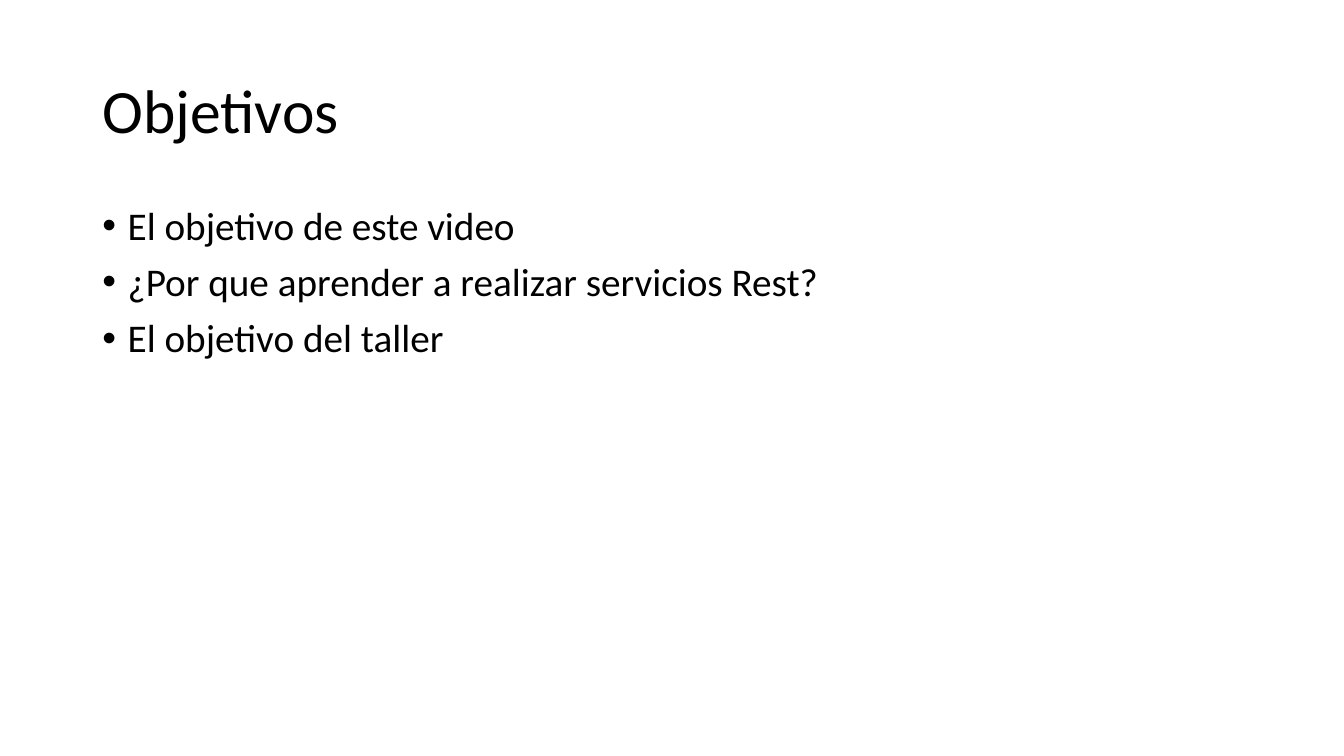
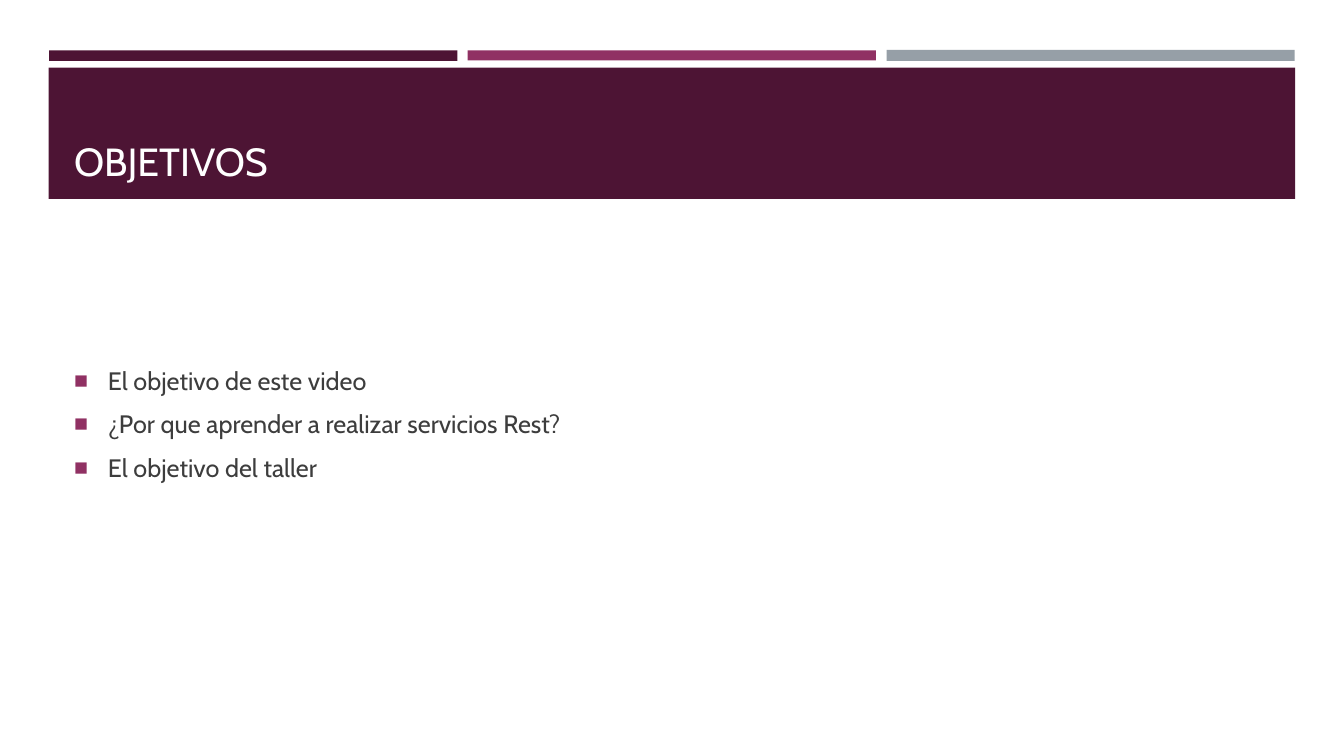
Before and after one commit to codemcm/talleritt, a slide deck: slide 2 of Presentacion/Taller.pptx. Drawn at 1344x756 pixels with LibreOffice and Linux fonts; fonts in the diff are those of the drawing. Boxes give left, top, right and bottom in pixels: in the first picture for what was removed or moved away, otherwise in the second. Text is boxed around its words. In the diff, an @@ line names an element or a change of style, - is before the commit and + after.

```diff
--- a/Presentacion/Taller.pptx
+++ b/Presentacion/Taller.pptx
@@ rectangle added at <box>49,50,458,60</box>, fill #4D1434 @@
@@ rectangle added at <box>468,50,876,60</box>, fill #903163 @@
@@ rectangle added at <box>886,50,1295,62</box>, fill #969FA7 @@
@@ rectangle added at <box>48,68,1296,199</box>, fill #4D1434 @@
@@ title "OBJETIVOS" at <box>74,148,268,183</box>: vertical alignment middle to bottom @@
@@ title at <box>74,148,268,183</box>: text changed; size 44 to 28 pt; font Calibri to Cabin; text colour #000000 to #FFFFFF @@
-Objetivos
+OBJETIVOS
@@ text "El objetivo de este video": place and size @@
-text "El objetivo de este video" at <box>128,212,818,359</box>
+text "El objetivo de este video" at <box>108,371,560,483</box>
@@ text "El objetivo de este video" at <box>108,371,560,483</box>: size 28 to 18 pt, font Calibri to Cabin, text colour #000000 to #3D3D3D; bullet • to ■; line spacing 0.9 to 1; vertical alignment top to middle @@
```
Also in this commit, not shown: 3 other slides changed, 1 slide added, 1 slide removed.
